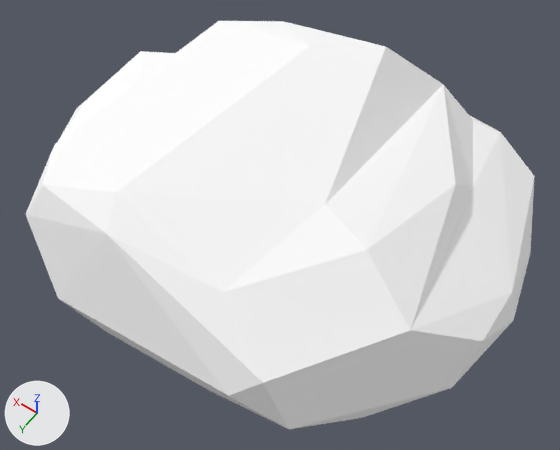
One commit to the glTF model public/siege/scifi/alpine_SM_Env_Rock_Small_01.gltf: the scene before it, then after it.
One viewpoint serves both versions: a 50 mm lens placed at (-0.954, 1.279, 2.098), pointed at (-0.098, 0.08, 0.213). Lighting does not change. The marker at lower left points along +X, +Y and +Z. The older version comes first. Where no turn or scale is listed for an object, it has been applied to the vertices.

Objects in the first picture: 'SM_Env_Rock_Small_01'.
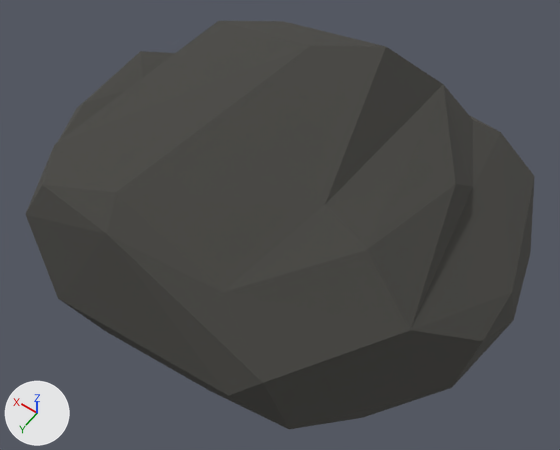
Edits to the bpy script that builds the scene:
```text
Add img_polygonnaturebiomess2_alpine_texture_01:
    img_polygonnaturebiomess2_alpine_texture_01 = load_image('PolygonNatureBiomesS2_Alpine_Texture_01', 'PolygonNatureBiomesS2_Alpine_Texture_01.webp', 4096, 4096, 'sRGB')
Change mat_polygonnaturebiomess2_alpine_texture_01:
    remove mat_polygonnaturebiomess2_alpine_texture_01.base_color = (1.0, 1.0, 1.0)  # white #ffffff
    add mat_polygonnaturebiomess2_alpine_texture_01.texture = img_polygonnaturebiomess2_alpine_texture_01
```

Location of each change, [x1, y1, x2, y2] in pixels of the pictures (560 x 450 px):
'SM_Env_Rock_Small_01', surface changed (white to grey)
    both: [26, 21, 535, 429]
